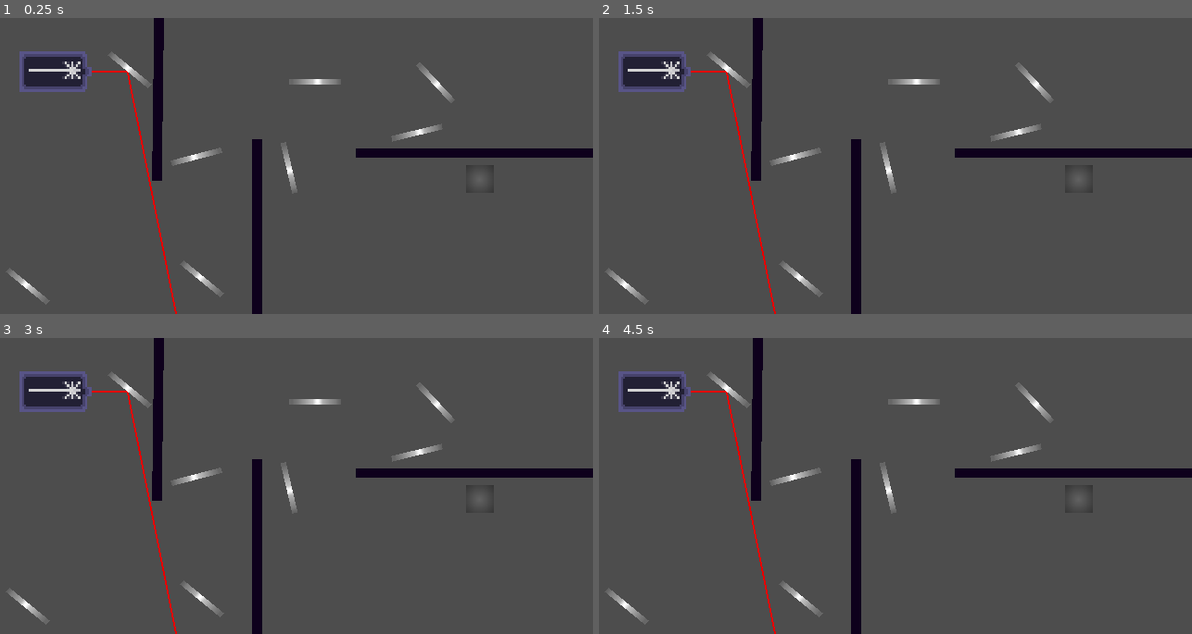
Above: before the commit, frames 1-4 (two rows, left to right).
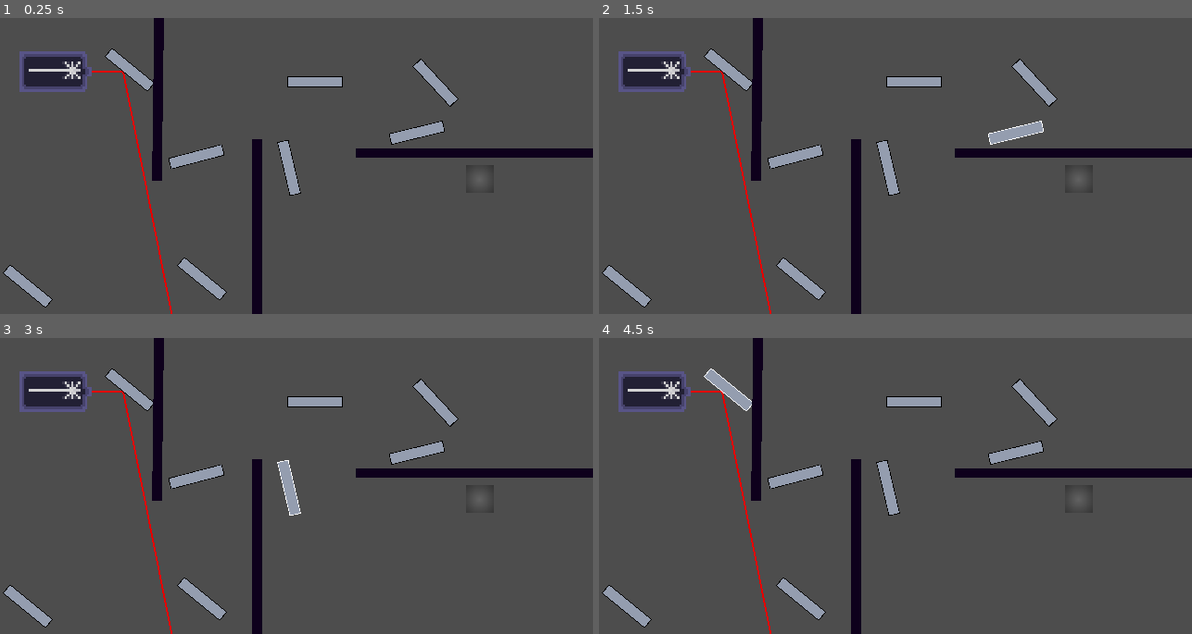
Above: after the commit, the same moments.

Repository: Glow-Project/gwj-60
Game: Godot game, scene res://levels/optics/optics.tscn
Same seed, same stepped clock (60 frames per second), same inputs: the game is played once before the commit and once after it. This scene is started directly instead of the project's main scene.
Inputs (mouse positions are in pixels of both pictures, inside the frame that each line leads up to):
- Up to frame 1 (0.25 s): no input
- Up to frame 2 (1.5 s): tap Enter at 0.5 s; move the mouse to (913, 83) at 0.52 s; click (913, 83) at 0.67 s; tap Space at 1.25 s; move the mouse to (1014, 133) at 1.27 s; click (1014, 133) at 1.42 s
- Up to frame 3 (3 s): tap Enter at 2 s; move the mouse to (432, 403) at 2.02 s; click (432, 403) at 2.17 s; tap Space at 2.75 s; move the mouse to (290, 488) at 2.77 s; click (290, 488) at 2.92 s
- Up to frame 4 (4.5 s): tap Enter at 3.5 s; move the mouse to (794, 477) at 3.52 s; click (794, 477) at 3.67 s; tap Space at 4.25 s; move the mouse to (729, 391) at 4.27 s; click (729, 391) at 4.42 s

The runs differ from the first frame. In frame 1, 3.2% of the frame differs, in the area x 0-78%, y 10-100%; in frame 2, 3.2%; in frame 3, 3.2%; in frame 4, 3.2%.

Commit message:
enhance optic

Diff:
--- a/components/optics/Mirror.gd
+++ b/components/optics/Mirror.gd
@@ -1,16 +1,18 @@
-extends Sprite2D
+extends Node2D
 
 var focus: bool = false
-var pressed: bool = false
+var pressed: bool = false : set = _set_pressed
 var start: Vector2
+var highlight_shader = preload("res://components/minigame_selector/Highlight.gdshader")
 
-# Called when the node enters the scene tree for the first time.
-func _ready():
-	pass # Replace with function body.
+@onready var sprite: Sprite2D = $Sprite2D
 
-# Called every frame. 'delta' is the elapsed time since the previous frame.
-func _process(delta):
-	pass
+func _set_pressed(value: bool) -> void:
+	pressed = value
+	sprite.material.shader = highlight_shader if pressed else null
+
+func _ready() -> void:
+	sprite.material = sprite.material.duplicate()
 
 func _input(event: InputEvent) -> void:
 	if (focus || pressed) and event is InputEventMouseButton:
@@ -31,11 +33,7 @@
 	pressed = event.is_pressed()
 
 func _on_mouse_motion(event: InputEventMouseMotion) -> void:
-	var y_length = event.global_position.y - start.y
-
-	# scale down radian angle by a lot to slow down the movement to
-	# make it precisious
-	rotate(y_length/5000)
+	look_at(event.position)
 
 func _on_area_2d_mouse_entered():
 	focus = true
--- a/components/optics/Mirror.tscn
+++ b/components/optics/Mirror.tscn
@@ -1,22 +1,15 @@
 [gd_scene load_steps=5 format=3 uid="uid://cgopd24l6timg"]
 
+[ext_resource type="Texture2D" uid="uid://bkcfyi3l1jxs1" path="res://assets/visual/mirror.png" id="1_4opwn"]
 [ext_resource type="Script" path="res://components/optics/Mirror.gd" id="1_dyanq"]
 
-[sub_resource type="Gradient" id="Gradient_6jkay"]
-interpolation_mode = 2
-offsets = PackedFloat32Array(0, 0.0856643, 0.456294, 0.554196, 0.652098, 0.90035, 1)
-colors = PackedColorArray(0.408329, 0.408329, 0.408329, 1, 0.435192, 0.435192, 0.435192, 1, 0.753984, 0.753984, 0.753982, 1, 1, 1, 1, 1, 0.691357, 0.691357, 0.691358, 1, 0.485703, 0.485704, 0.485703, 1, 0.381703, 0.381703, 0.381703, 1)
+[sub_resource type="RectangleShape2D" id="RectangleShape2D_vsihn"]
+size = Vector2(30, 6)
 
-[sub_resource type="GradientTexture1D" id="GradientTexture1D_gr85s"]
-gradient = SubResource("Gradient_6jkay")
+[sub_resource type="ShaderMaterial" id="ShaderMaterial_5v5mc"]
 
-[sub_resource type="RectangleShape2D" id="RectangleShape2D_vsihn"]
-size = Vector2(256, 1)
-
-[node name="Mirror" type="Sprite2D"]
-position = Vector2(0, 2.98023e-08)
-scale = Vector2(0.0664062, -2)
-texture = SubResource("GradientTexture1D_gr85s")
+[node name="Mirror" type="Node2D"]
+texture_filter = 1
 script = ExtResource("1_dyanq")
 metadata/_edit_group_ = true
 
@@ -25,5 +18,10 @@
 [node name="CollisionShape2D" type="CollisionShape2D" parent="Area2D"]
 shape = SubResource("RectangleShape2D_vsihn")
 
+[node name="Sprite2D" type="Sprite2D" parent="."]
+material = SubResource("ShaderMaterial_5v5mc")
+scale = Vector2(0.117, 0.195)
+texture = ExtResource("1_4opwn")
+
 [connection signal="mouse_entered" from="Area2D" to="." method="_on_area_2d_mouse_entered"]
 [connection signal="mouse_exited" from="Area2D" to="." method="_on_area_2d_mouse_exited"]
--- a/levels/optics/optics.tscn
+++ b/levels/optics/optics.tscn
@@ -28,42 +28,34 @@
 
 [node name="Mirror" parent="." instance=ExtResource("2_isxrc")]
 position = Vector2(170, 34.5)
-scale = Vector2(0.109375, -3)
 
 [node name="Mirror2" parent="." instance=ExtResource("2_isxrc")]
 position = Vector2(225, 62)
 rotation = -0.237941
-scale = Vector2(0.109375, -3)
 
 [node name="Mirror3" parent="." instance=ExtResource("2_isxrc")]
 position = Vector2(235, 35)
 rotation = 0.823265
-scale = Vector2(0.109375, -3)
 
 [node name="Mirror4" parent="." instance=ExtResource("2_isxrc")]
 position = Vector2(156, 81)
 rotation = 1.3425
-scale = Vector2(0.109375, -3)
 
 [node name="Mirror5" parent="." instance=ExtResource("2_isxrc")]
 position = Vector2(106, 75)
 rotation = 2.88518
-scale = Vector2(0.109375, -3)
 
 [node name="Mirror6" parent="." instance=ExtResource("2_isxrc")]
 position = Vector2(70, 28)
 rotation = 3.82839
-scale = Vector2(0.109375, -3)
 
 [node name="Mirror7" parent="." instance=ExtResource("2_isxrc")]
 position = Vector2(15, 145)
 rotation = 3.82839
-scale = Vector2(0.109375, -3)
 
 [node name="Mirror8" parent="." instance=ExtResource("2_isxrc")]
 position = Vector2(109, 141)
 rotation = 3.82839
-scale = Vector2(0.109375, -3)
 
 [node name="LightSink" parent="." instance=ExtResource("3_y0mhm")]
 position = Vector2(259, 87)
Binary file added: assets/visual/circle.aseprite
Binary file added: assets/visual/circle.png
Not shown, added: assets/visual/circle.png.import
Binary file added: assets/visual/mirror.aseprite
Binary file added: assets/visual/mirror.png
Not shown, added: assets/visual/mirror.png.import
